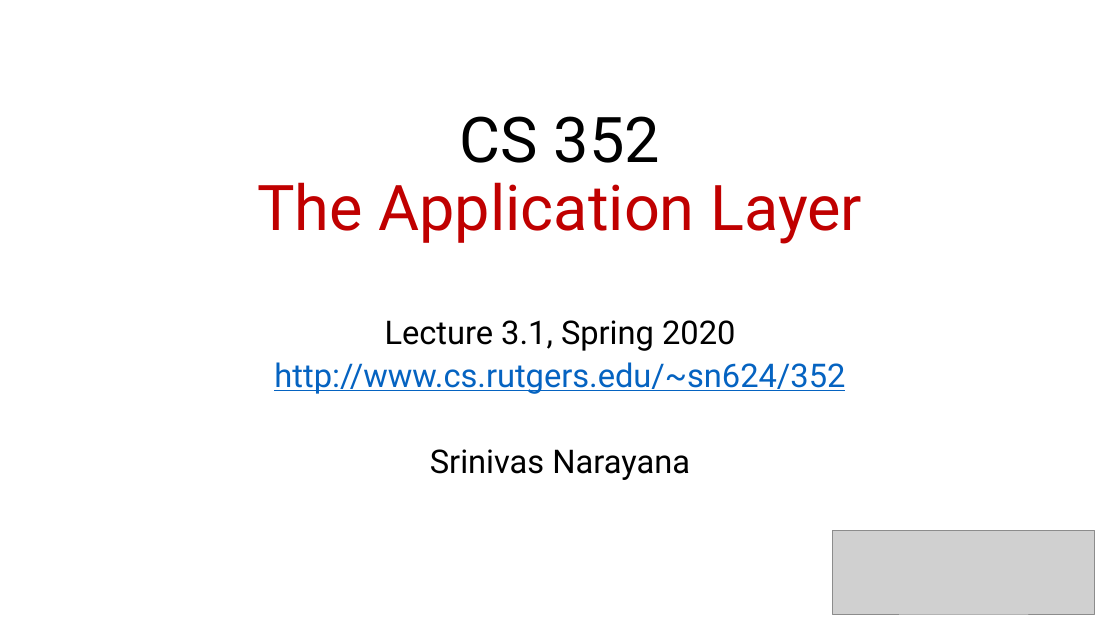
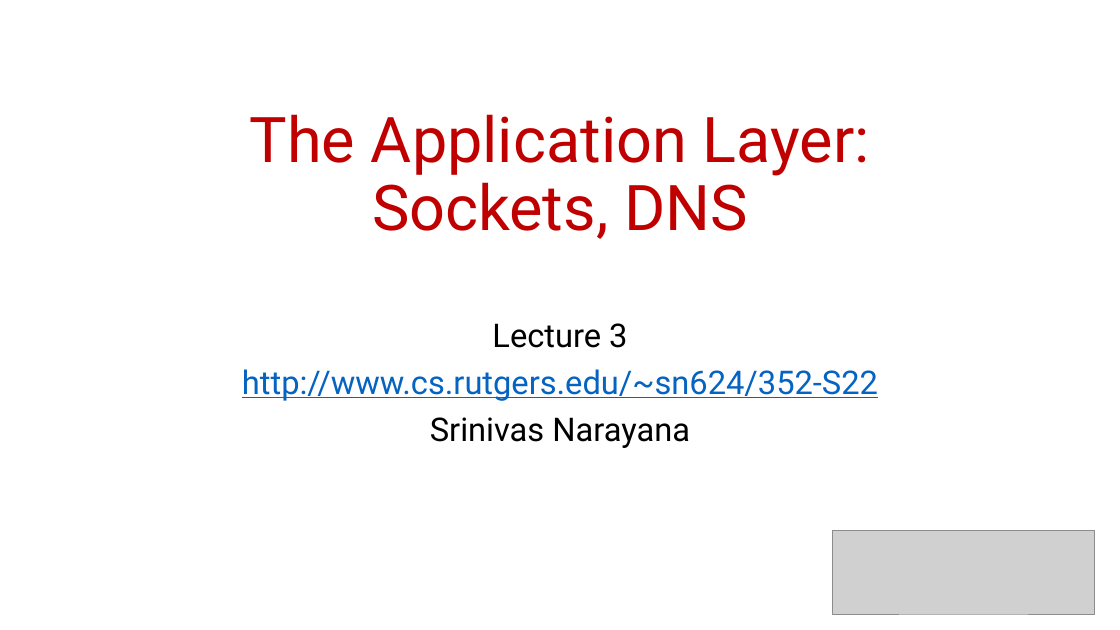
Before and after one commit to ngsrinivas/coursegen, a slide deck: slide 1 of ex/352-S22/staging/352-S22/lectures/03-app-sockets-dns.pptx. Drawn at 1120x630 pixels with LibreOffice and Linux fonts; fonts in the diff are those of the drawing; grey boxes stand for pictures. Boxes give left, top, right and bottom in pixels: in the first picture for what was removed or moved away, otherwise in the second. Text is boxed around its words. In the diff, an @@ line names an element or a change of style, - is before the commit and + after.

Commit message:
Revise title slides for lectures 3,4

```diff
--- a/ex/352-S22/staging/352-S22/lectures/03-app-sockets-dns.pptx
+++ b/ex/352-S22/staging/352-S22/lectures/03-app-sockets-dns.pptx
@@ title at (250,114,870,239): text changed @@
-CS 352
-The Application Layer
+The Application Layer:
+Sockets, DNS
@@ subtitle at (242,323,878,401): text changed @@
-Lecture 3.1, Spring 2020
-http://www.cs.rutgers.edu/~sn624/352
+Lecture 3
+http://www.cs.rutgers.edu/~sn624/352-S22
@@ subtitle at (430,417,690,448): line spacing 0.8 to 0.9 @@
```
Also in this commit, not shown: 3 other files.
